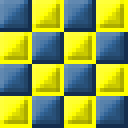
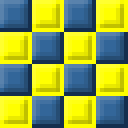
The second 128×128 image is a revision of the first. Changes to its layers:
pixels changed over (x1=0, y1=0, x2=124, y2=124) (layer not identified)
